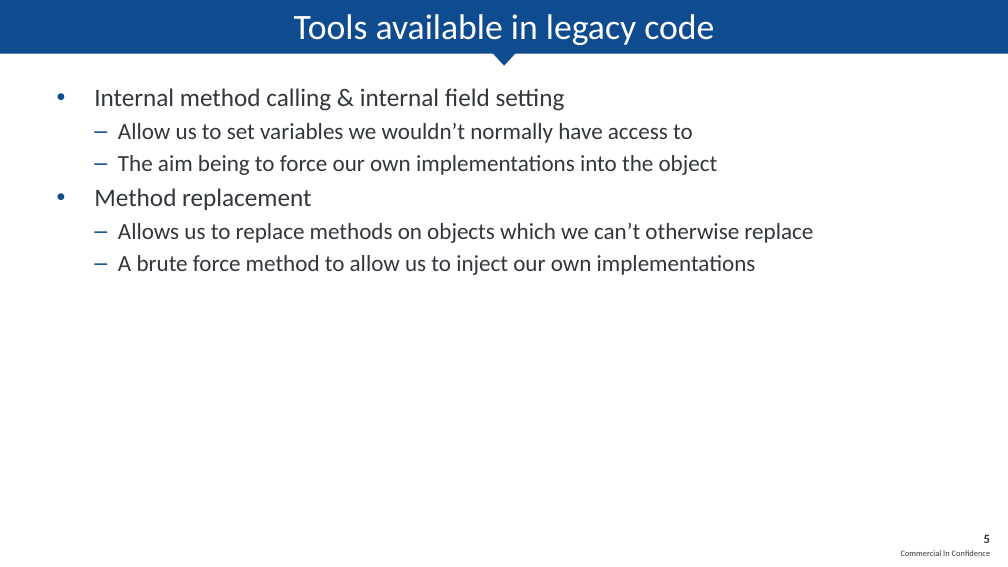
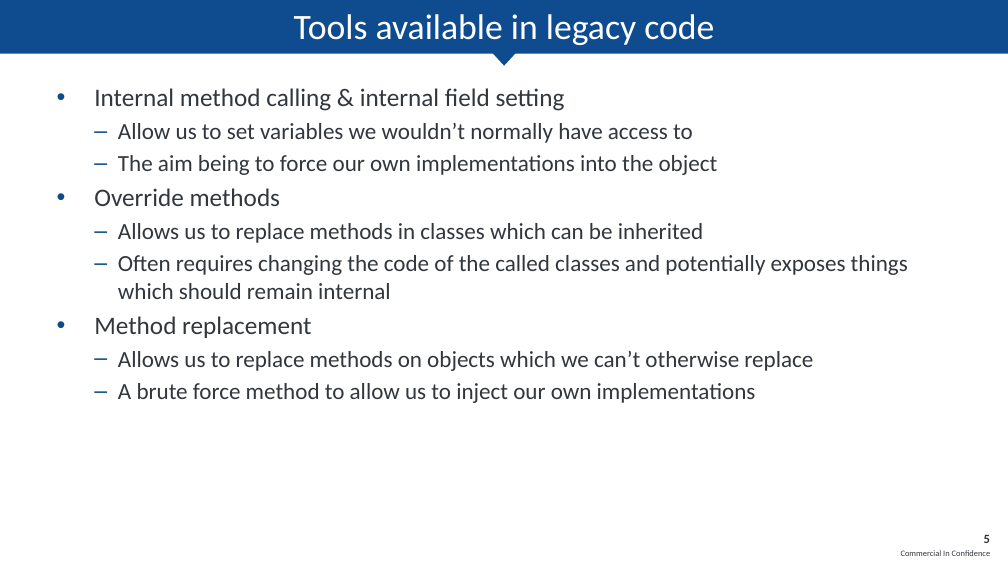
Before and after one commit to awsxdr/legacytestingexample, a slide deck: slide 5 of Presentation/Unit Testing in Legacy Code - DErrington.pptx. Drawn at 1008x567 pixels with LibreOffice and Linux fonts; fonts in the diff are those of the drawing; background and template pictures are left out. Boxes give left, top, right and bottom in pixels: in the first picture for what was removed or moved away, otherwise in the second. Text is boxed around its words. In the diff, an @@ line names an element or a change of style, - is before the commit and + after.

Commit message:
Add method overriding slides

```diff
--- a/Presentation/Unit Testing in Legacy Code - DErrington.pptx
+++ b/Presentation/Unit Testing in Legacy Code - DErrington.pptx
@@ text at (94,188,908,299): paragraphs added @@
+• Override methods
+  – Allows us to replace methods in classes which can be inherited
+  – Often requires changing the code of the called classes and potentially exposes things which should remain internal
```
Also in this commit, not shown: 2 other slides changed, 1 slide added.
